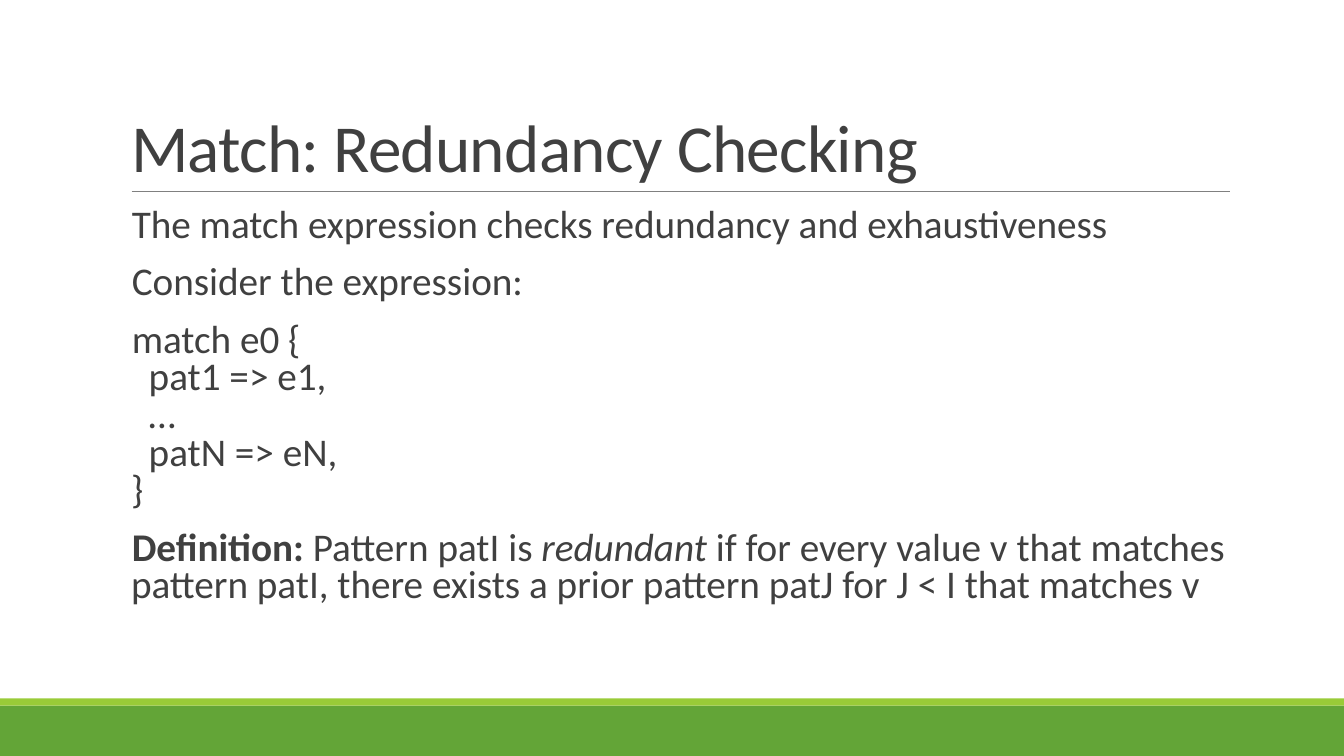
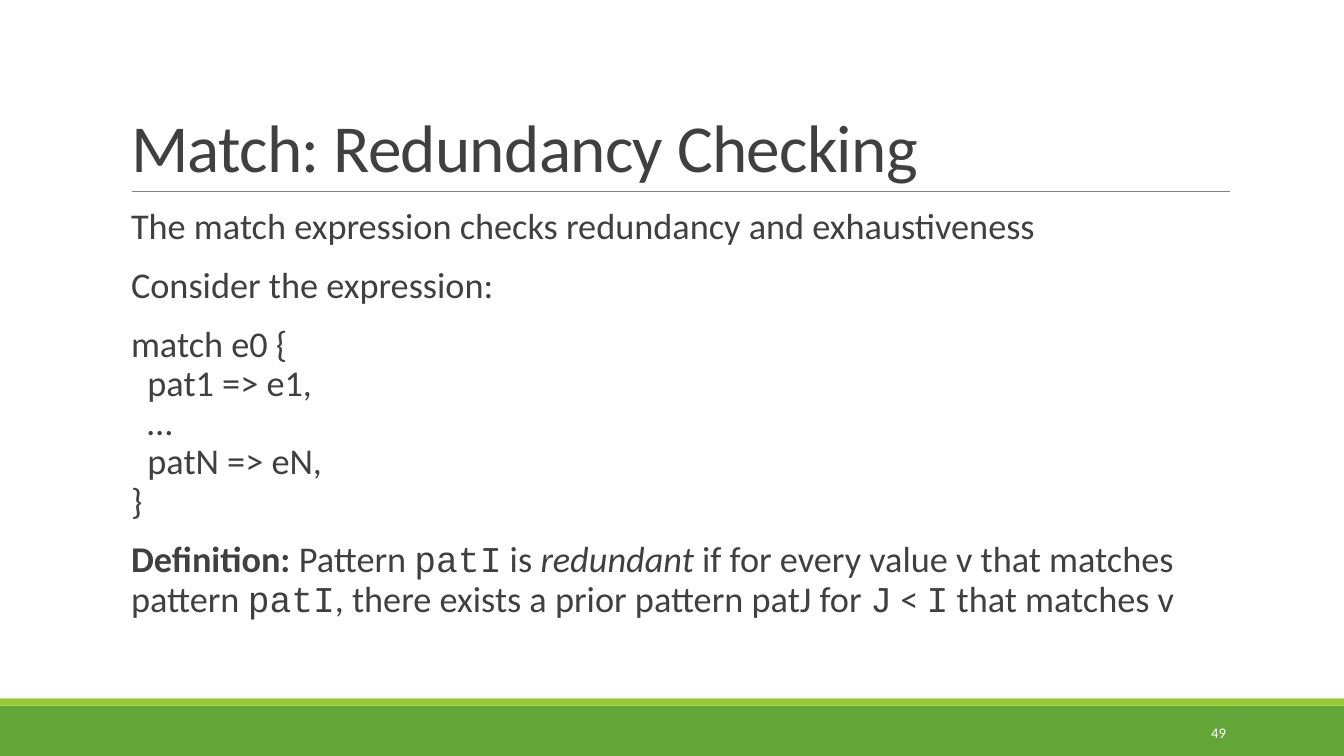
Before and after one commit to rbohrer/pl-course, a slide deck: slide 49 of LectureSlides/01Rust.pptx. Drawn at 1344x756 pixels with LibreOffice and Linux fonts; fonts in the diff are those of the drawing. Boxes give left, top, right and bottom in pixels: in the first picture for what was removed or moved away, otherwise in the second. Text is boxed around its words. In the diff, an @@ line names an element or a change of style, - is before the commit and + after.

```diff
--- a/LectureSlides/01Rust.pptx
+++ b/LectureSlides/01Rust.pptx
@@ text "The match expression checks redundancy ..." at box(131, 214, 1174, 620): size 28 to 25.9 pt; font Calibri to Courier New in "patI patI, J I"; line spacing 0.8 to 0.9 @@
@@ page number added at box(1211, 728, 1226, 738), 10.5 pt, text #FFFFFF @@
+49
```
Also in this commit, not shown: 63 other slides changed.
